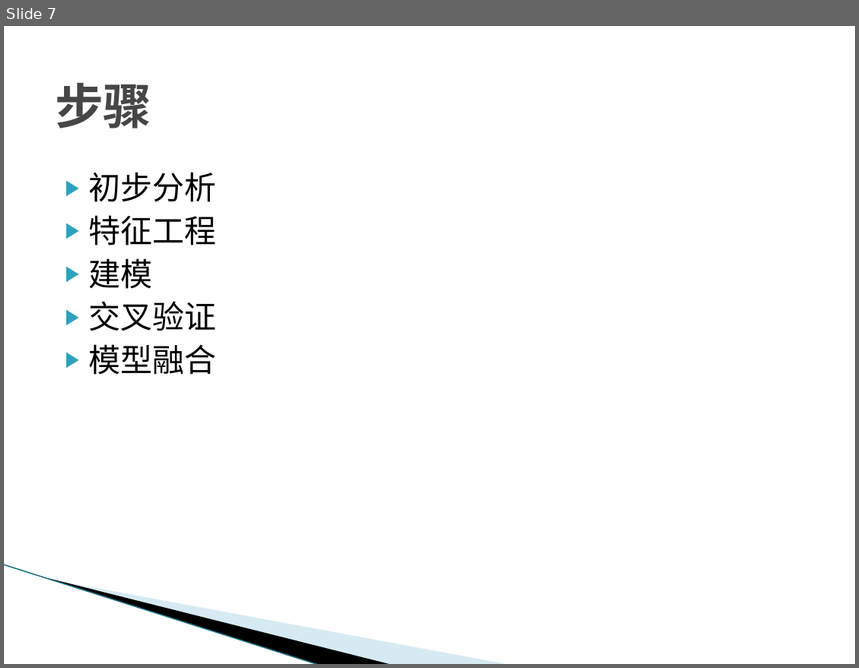
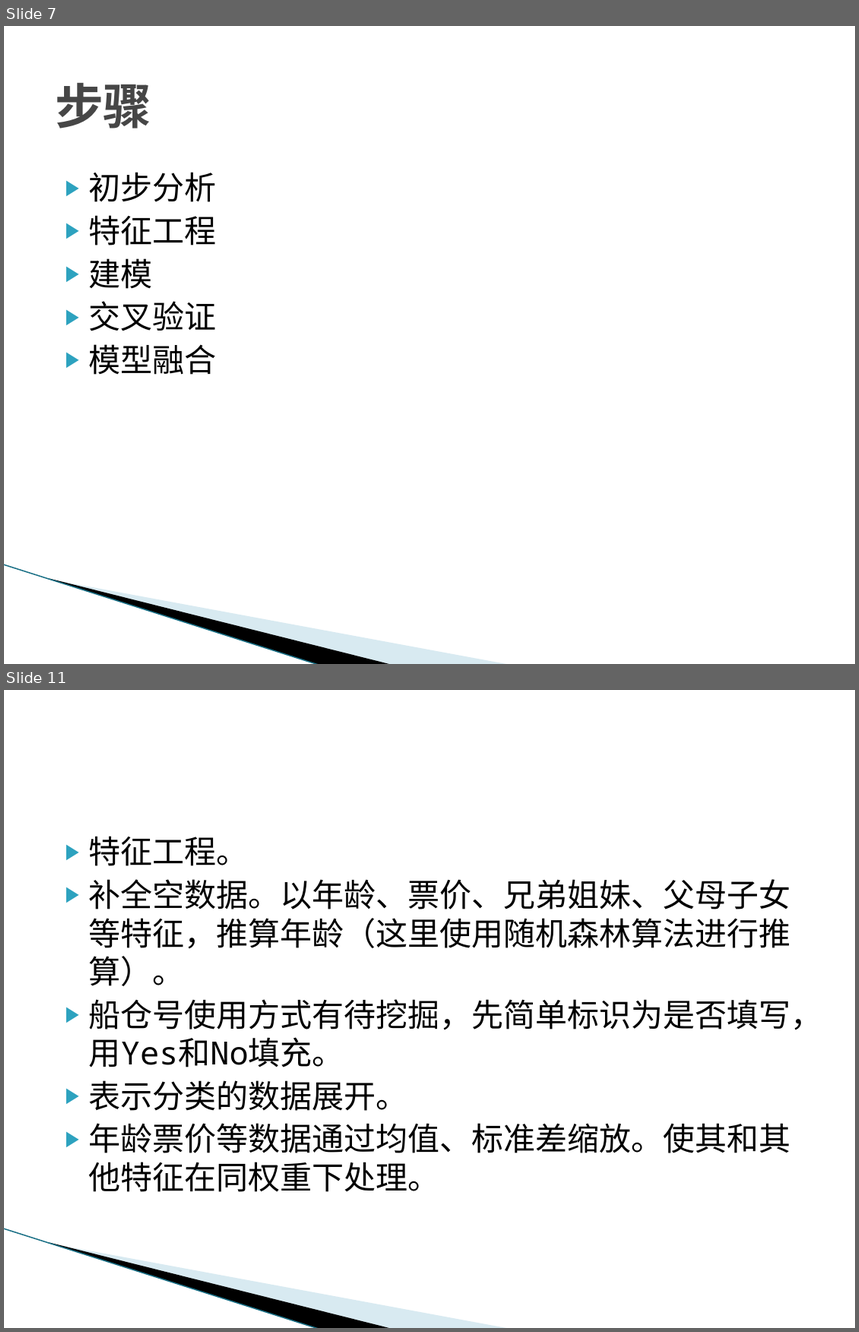
Before and after one commit to evangelist64/ml_test, a slide deck: kaggle/kaggle实战案例分享.pptx. Shown one above the other, each under a label of ours: slide 7 before the commit, slides 7 and 11 after it; the slides between them are not shown. The pictures are 859x668 and 859x1332 pixels, drawn with LibreOffice and Linux fonts; fonts in the diff are those of the drawing; background and template pictures are left out. Boxes give left, top, right and bottom in pixels: in the first picture for what was removed or moved away, otherwise in the second. Text is boxed around its words. In the diff, an @@ line names an element or a change of style, - is before the commit and + after.

```diff
--- a/kaggle/kaggle实战案例分享.pptx
+++ b/kaggle/kaggle实战案例分享.pptx
@@ slide 11 added at (4,690,855,1328), background #FFFFFF; not listed: 3 template elements that a slide beside it also shows @@
@@ text added at (89,836,823,1192), 27 pt, text #000000 @@
+▶ 特征工程。
+▶ 补全空数据。以年龄、票价、兄弟姐妹、父母子女等特征，推算年龄（这里使用随机森林算法进行推算）。
+▶ 船仓号使用方式有待挖掘，先简单标识为是否填写，用Yes和No填充。
+▶ 表示分类的数据展开。
+▶ 年龄票价等数据通过均值、标准差缩放。使其和其他特征在同权重下处理。
```
Also in this commit, not shown: 1 slide changed, 18 other slides added, 1 slide removed, 1 other file.
